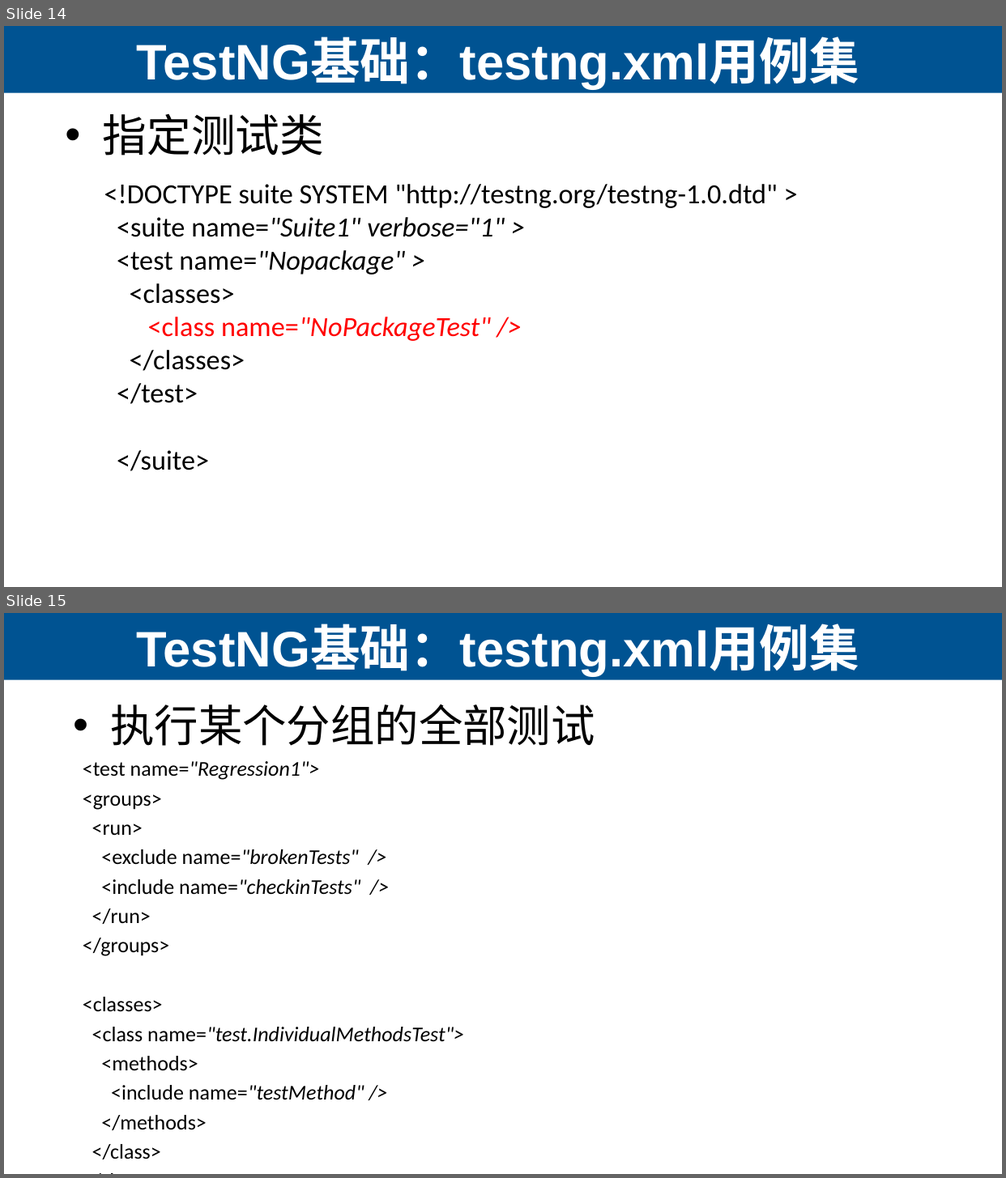
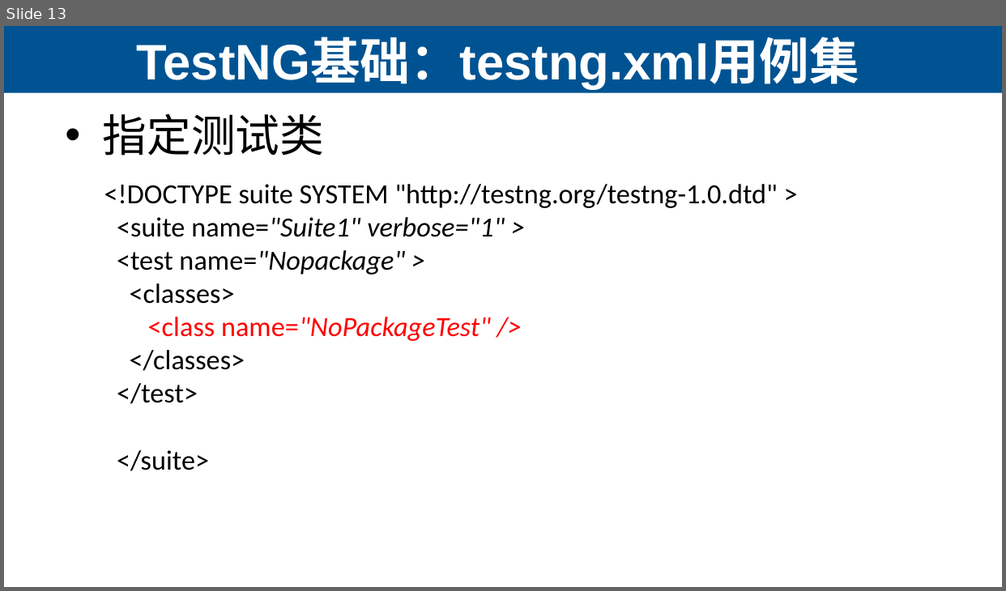
Before and after one commit to edu2act/course-interface-testing, a slide deck: materials/slides/ch04/03 引入测试框架.pptx. Shown one above the other, each under a label of ours: slides 14 and 15 before the commit, slide 13 after it. The pictures are 1006x1178 and 1006x591 pixels, drawn with LibreOffice and Linux fonts; fonts in the diff are those of the drawing. Boxes give left, top, right and bottom in pixels: in the first picture for what was removed or moved away, otherwise in the second. Text is boxed around its words. In the diff, an @@ line names an element or a change of style, - is before the commit and + after.

```diff
--- a/materials/slides/ch04/03 引入测试框架.pptx
+++ b/materials/slides/ch04/03 引入测试框架.pptx
@@ slide 15 removed at [4,613,1002,1174], background #FFFFFF; not listed: 1 template element that a slide beside it also shows @@
@@ title removed at [137,626,859,675] @@
-TestNG基础：testng.xml用例集
@@ text removed at [83,705,595,1160] @@
-• 执行某个分组的全部测试
-<test name="Regression1">
-<groups>
-<run>
-<exclude name="brokenTests" />
-<include name="checkinTests" />
-</run>
-</groups>
-<classes>
-<class name="test.IndividualMethodsTest">
-<methods>
-<include name="testMethod" />
-</methods>
-</class>
-</classes>
-</test>
@@ what was slide 14 is now slide 13 @@
```
Also in this commit, not shown: 2 slides changed, 2 slides added, 1 other slide removed, 50 other files.
